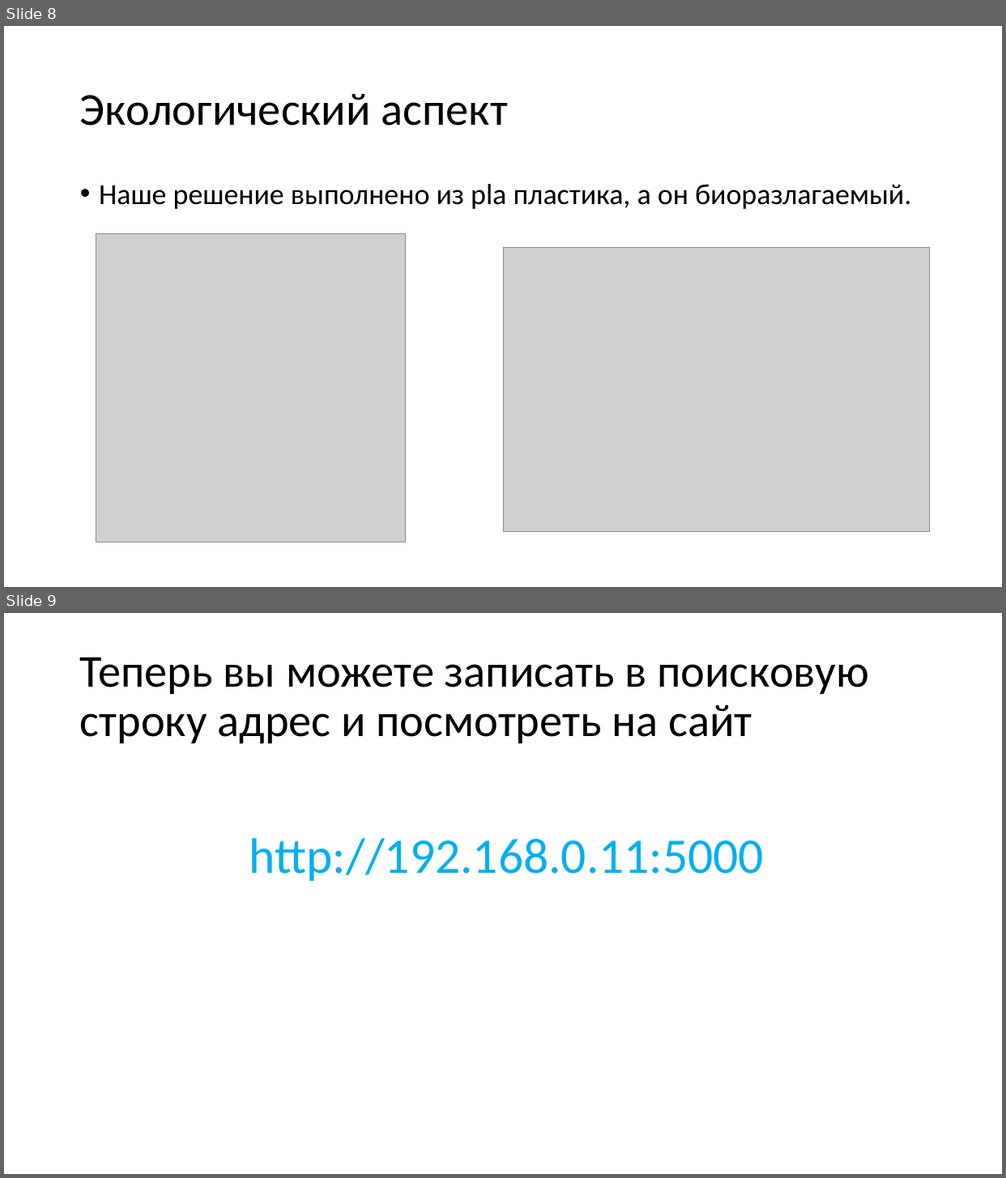
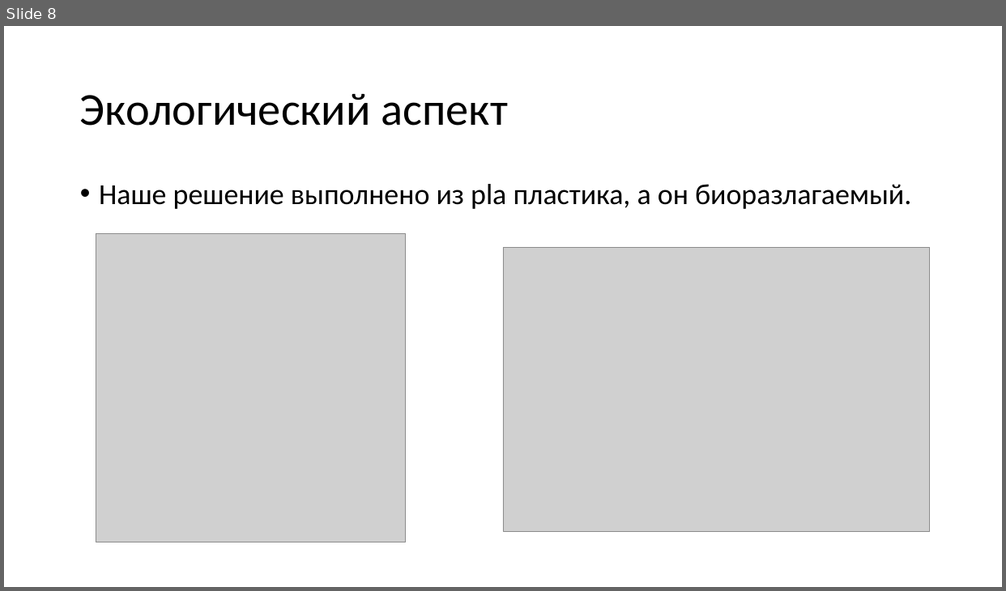
Before and after one commit to korsh624/smarthausesp, a slide deck: static/Умный дом на esp8266.pptx. Shown one above the other, each under a label of ours: slides 8 and 9 before the commit, slide 8 after it. The pictures are 1006x1178 and 1006x591 pixels, drawn with LibreOffice and Linux fonts; fonts in the diff are those of the drawing; grey boxes stand for pictures. Boxes give left, top, right and bottom in pixels: in the first picture for what was removed or moved away, otherwise in the second. Text is boxed around its words. In the diff, an @@ line names an element or a change of style, - is before the commit and + after.

Commit message:
presentation update

```diff
--- a/static/Умный дом на esp8266.pptx
+++ b/static/Умный дом на esp8266.pptx
@@ slide 9 removed at bbox=[4, 613, 1002, 1174], background #FFFFFF @@
@@ title removed at bbox=[80, 657, 869, 744] @@
-Теперь вы можете записать в поисковую строку адрес и посмотреть на сайт
@@ text removed at bbox=[249, 838, 764, 881] @@
-http://192.168.0.11:5000
```
Also in this commit, not shown: 1 other file.
